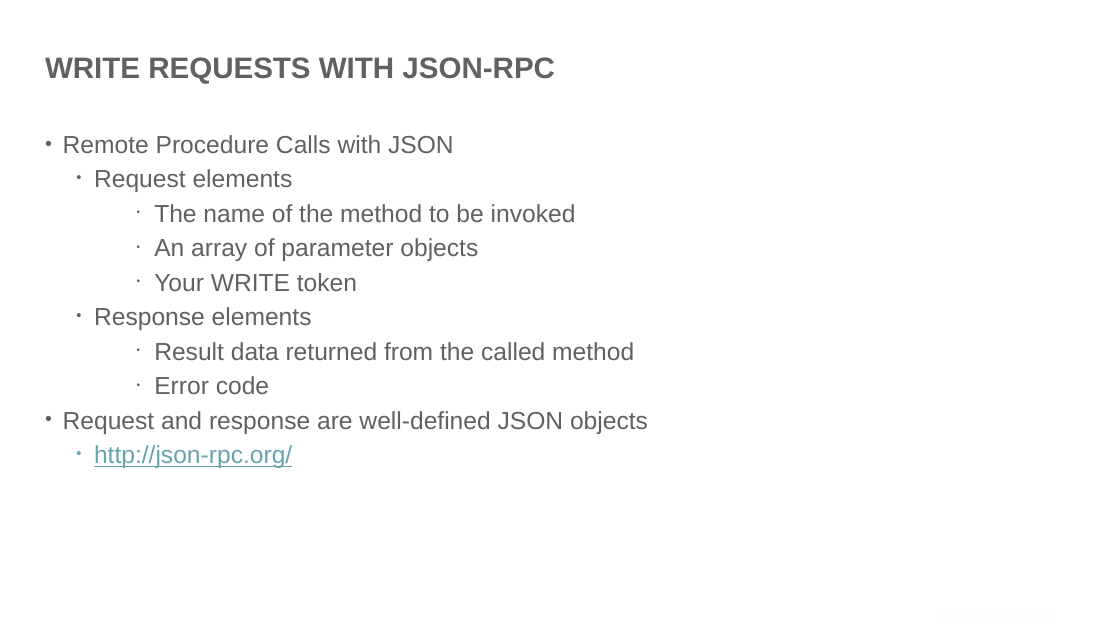
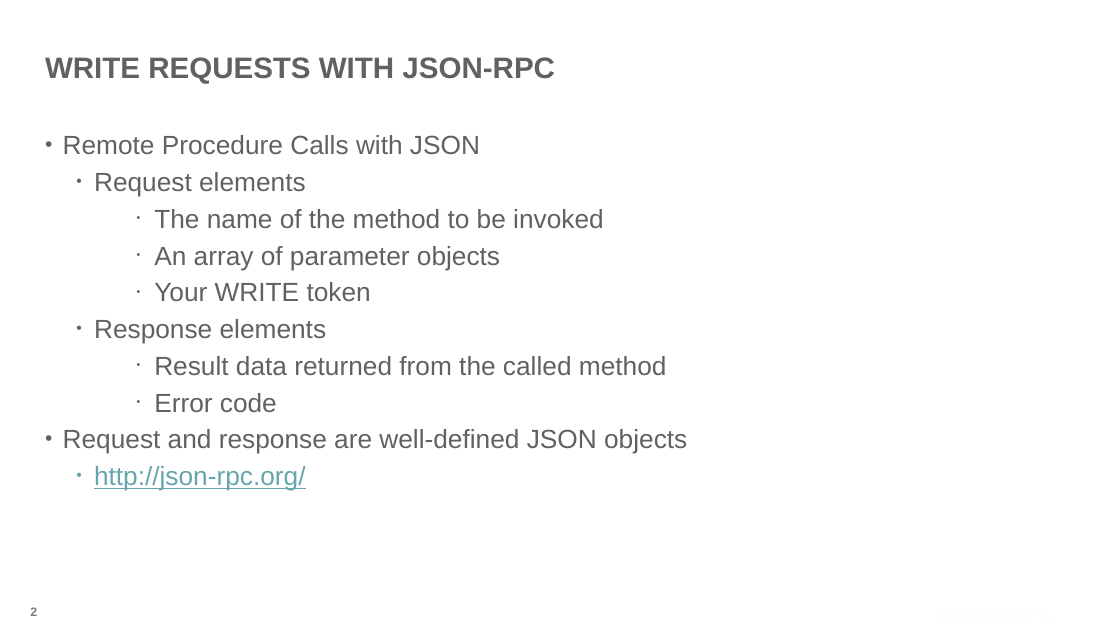
Before and after one commit to BrightcoveLearning/VideoCloudMediaAPI, a slide deck: slide 2 of VideoSessionsMaterials/creating-write-requests.pptx. Drawn at 1120x630 pixels with LibreOffice and Linux fonts; fonts in the diff are those of the drawing; background and template pictures are left out. Boxes give left, top, right and bottom in pixels: in the first picture for what was removed or moved away, otherwise in the second. Text is boxed around its words. In the diff, an @@ line names an element or a change of style, - is before the commit and + after.

```diff
--- a/VideoSessionsMaterials/creating-write-requests.pptx
+++ b/VideoSessionsMaterials/creating-write-requests.pptx
@@ text "Remote Procedure Calls with JSON" at [63, 135, 687, 491]: size 30 to 32 pt @@
@@ page number added at [30, 607, 37, 616], 15 pt, text #7B7B7B, bold @@
+2
```
Also in this commit, not shown: 4 other slides changed, 2 other files.
